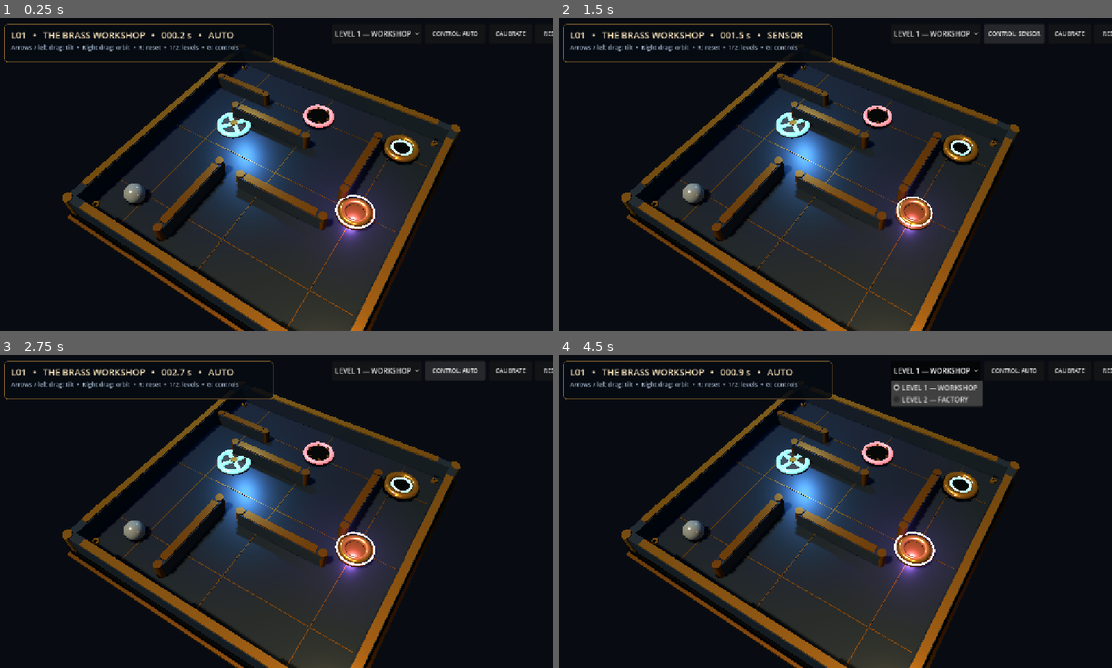
Above: before the commit, frames 1-4 (two rows, left to right).
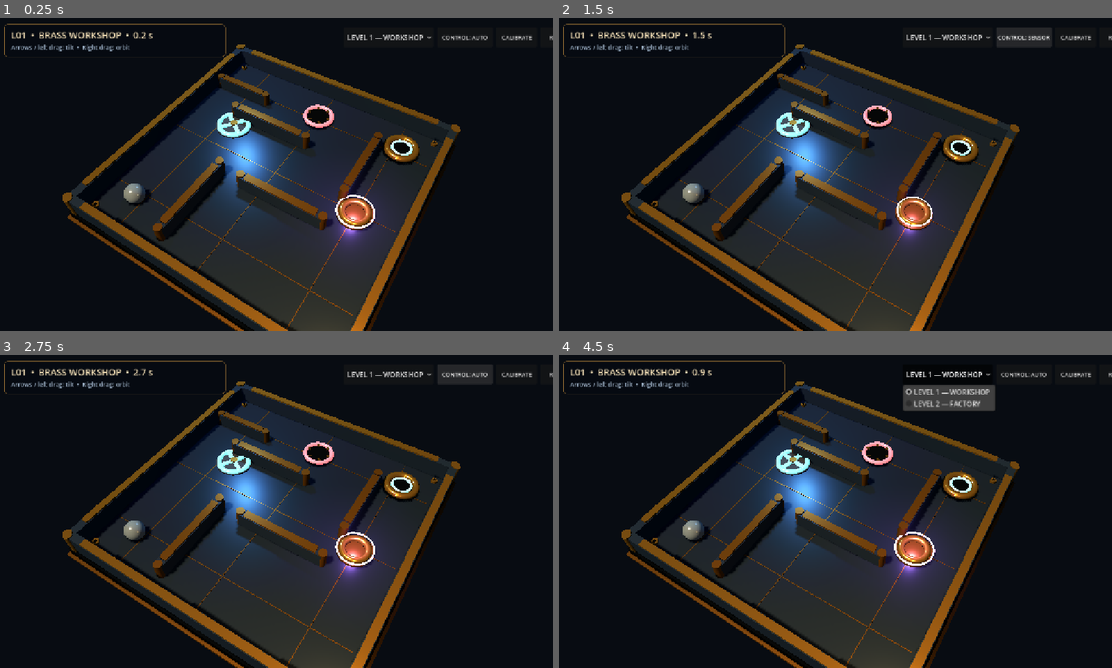
Above: after the commit, the same moments.

Repository: kirilsjanssen/marble-labyrinth
Game: Godot game, scene res://scenes/main.tscn
Two runs of this game, one before a commit and one after it. Both use one fixed random seed, a clock stepped at 60 frames per second and the inputs below.
Inputs (mouse positions are in pixels of both pictures, inside the frame that each line leads up to):
- Up to frame 1 (0.25 s): no input
- Up to frame 2 (1.5 s): click "CONTROL: AUTO" at 0.5 s; click "CONTROL: TOUCH" at 1.25 s
- Up to frame 3 (2.75 s): click "CONTROL: SENSOR" at 2 s
- Up to frame 4 (4.5 s): click "CALIBRATE" at 2.75 s; click (1111, 370) at 3.5 s, where only the run before the commit has a clickable "RESET"; click "LEVEL 1 — WORKSHOP" at 4.25 s

The runs differ from the first frame. In frame 1, 1.6% of the frame differs, in the area x 0-100%, y 1-15%; in frame 2, 1.9%; in frame 3, 1.9%; in frame 4, 2.9%, in the area x 0-100%, y 1-18%.

Commit message:
Restore Android drag controls and adapt mobile HUD

Diff:
--- a/scripts/main.gd
+++ b/scripts/main.gd
@@ -13,7 +13,7 @@
 const BALL_MASS := 0.34
 const BALL_LINEAR_DAMP := 0.12
 const BALL_ANGULAR_DAMP := 0.08
-const TOUCH_TILT_DISTANCE := 180.0
+const TOUCH_TILT_DISTANCE := 140.0
 const SENSOR_RANGE := 5.5
 
 enum ControlMode { AUTO, TOUCH, SENSOR }
@@ -33,6 +33,8 @@
 var hud_root: Control
 var info_panel: PanelContainer
 var button_row: HBoxContainer
+var touch_help_left: Label
+var touch_help_right: Label
 var wind_rotor: Node3D
 var magnet_light: OmniLight3D
 var magnet_ring: MeshInstance3D
@@ -42,10 +44,13 @@
 
 var materials: Dictionary = {}
 var touch_start: Dictionary = {}
+var tilt_touch_index := -1
+var mouse_tilt_active := false
+var mouse_tilt_origin := Vector2.ZERO
 var drag_tilt := Vector2.ZERO
 var sensor_zero := Vector2.ZERO
 var sensor_calibrated := false
-var control_mode := ControlMode.AUTO
+var control_mode := ControlMode.TOUCH if OS.get_name() == "Android" else ControlMode.AUTO
 var yaw := deg_to_rad(32.0)
 var pitch := deg_to_rad(52.0)
 var orbit_distance := 13.6
@@ -93,6 +98,40 @@
 	_update_camera()
 	_animate_obstacles(delta)
 	_update_hud()
+
+
+# Touch events are received before GUI routing. An unhandled-input listener loses
+# all drags when the full-screen HUD Control consumes them on Android.
+func _input(event: InputEvent) -> void:
+	if event is InputEventScreenTouch:
+		if event.pressed:
+			if game_won or _touch_on_hud(event.position):
+				return
+			touch_start[event.index] = event.position
+			if event.position.x < get_viewport().get_visible_rect().size.x * 0.5 and tilt_touch_index == -1:
+				tilt_touch_index = event.index
+		else:
+			touch_start.erase(event.index)
+			if event.index == tilt_touch_index:
+				tilt_touch_index = -1
+				drag_tilt = Vector2.ZERO
+	elif event is InputEventScreenDrag and touch_start.has(event.index):
+		var start: Vector2 = touch_start[event.index]
+		if event.index == tilt_touch_index:
+			if control_mode != ControlMode.SENSOR:
+				drag_tilt = ((event.position - start) / TOUCH_TILT_DISTANCE).limit_length(1.0)
+		else:
+			_orbit_camera(event.relative, 0.009)
+	elif event is InputEventMouseButton and event.button_index == MOUSE_BUTTON_LEFT and not event.pressed:
+		mouse_tilt_active = false
+		if OS.get_name() != "Android":
+			drag_tilt = Vector2.ZERO
+
+
+func _touch_on_hud(point: Vector2) -> bool:
+	if completion_overlay and completion_overlay.visible:
+		return true
+	return (info_panel != null and info_panel.get_global_rect().has_point(point)) or (button_row != null and button_row.get_global_rect().has_point(point))
 
 
 func _unhandled_input(event: InputEvent) -> void:
@@ -114,30 +153,19 @@
 				if game_won:
 					_advance_level()
 
-	if event is InputEventMouseMotion and Input.is_mouse_button_pressed(MOUSE_BUTTON_RIGHT):
-		_orbit_camera(event.relative, 0.008)
+	if event is InputEventMouseMotion:
+		if Input.is_mouse_button_pressed(MOUSE_BUTTON_RIGHT):
+			_orbit_camera(event.relative, 0.008)
+		elif OS.get_name() != "Android" and mouse_tilt_active and control_mode != ControlMode.SENSOR:
+			drag_tilt = ((event.position - mouse_tilt_origin) / TOUCH_TILT_DISTANCE).limit_length(1.0)
 	elif event is InputEventMouseButton and event.pressed:
 		if event.button_index == MOUSE_BUTTON_WHEEL_UP:
 			orbit_distance = maxf(10.5, orbit_distance - 0.7)
 		elif event.button_index == MOUSE_BUTTON_WHEEL_DOWN:
 			orbit_distance = minf(17.0, orbit_distance + 0.7)
-
-	if event is InputEventScreenTouch:
-		if event.pressed:
-			touch_start[event.index] = event.position
-		else:
-			if touch_start.has(event.index):
-				var start: Vector2 = touch_start[event.index]
-				if start.x < get_viewport().get_visible_rect().size.x * 0.5:
-					drag_tilt = Vector2.ZERO
-			touch_start.erase(event.index)
-	elif event is InputEventScreenDrag and touch_start.has(event.index):
-		var start: Vector2 = touch_start[event.index]
-		if start.x < get_viewport().get_visible_rect().size.x * 0.5:
-			if control_mode != ControlMode.SENSOR:
-				drag_tilt = ((event.position - start) / TOUCH_TILT_DISTANCE).limit_length(1.0)
-		else:
-			_orbit_camera(event.relative, 0.009)
+		elif event.button_index == MOUSE_BUTTON_LEFT and OS.get_name() != "Android" and not _touch_on_hud(event.position):
+			mouse_tilt_origin = event.position
+			mouse_tilt_active = true
 
 
 func _read_tilt_input() -> Vector2:
@@ -157,8 +185,15 @@
 	return _sensor_tilt()
 
 
-func _sensor_tilt() -> Vector2:
+func _sensor_vector() -> Vector3:
 	var gravity := Input.get_gravity()
+	# Some Android devices expose the accelerometer but not the gravity sensor.
+	if gravity.length_squared() < 1.0:
+		gravity = Input.get_accelerometer()
+	return gravity
+
+
+func _tilt_from_gravity(gravity: Vector3) -> Vector2:
 	if gravity.length_squared() < 1.0:
 		return Vector2.ZERO
 	var reading := Vector2(gravity.x, -gravity.y)
@@ -167,20 +202,28 @@
 	return (reading / SENSOR_RANGE).limit_length(1.0)
 
 
+func _sensor_tilt() -> Vector2:
+	return _tilt_from_gravity(_sensor_vector())
+
+
 func _calibrate_sensor(show_feedback: bool) -> void:
-	var gravity := Input.get_gravity()
+	var gravity := _sensor_vector()
 	if gravity.length_squared() >= 1.0:
 		sensor_zero = Vector2(gravity.x, gravity.y)
 		sensor_calibrated = true
 		if show_feedback:
-			_show_message("Sensor centred. Hold the phone here to keep the board level.", 3.5)
-	elif show_feedback:
-		_show_message("No motion sensor detected. Touch, keyboard and mouse remain available.", 3.5)
+			_show_message("Sensor calibrated. Tilt the phone to roll.", 3.5)
+	else:
+		sensor_calibrated = false
+		if show_feedback:
+			_show_message("Motion sensor unavailable. Choose TOUCH control.", 3.5)
 
 
 func _cycle_control_mode() -> void:
 	control_mode = ((control_mode + 1) % ControlMode.size()) as ControlMode
 	drag_tilt = Vector2.ZERO
+	tilt_touch_index = -1
+	touch_start.clear()
 	if control_mode == ControlMode.SENSOR:
 		_calibrate_sensor(false)
 	_update_mode_button()
@@ -272,6 +315,8 @@
 	respawn_queued = false
 	elapsed = 0.0
 	drag_tilt = Vector2.ZERO
+	tilt_touch_index = -1
+	touch_start.clear()
 	yaw = deg_to_rad(32.0)
 	pitch = deg_to_rad(52.0)
 	orbit_distance = 13.6
@@ -559,6 +604,7 @@
 	hud_root = Control.new()
 	hud_root.name = "SafeAreaHUD"
 	hud_root.set_anchors_and_offsets_preset(Control.PRESET_FULL_RECT)
+	hud_root.mouse_filter = Control.MOUSE_FILTER_IGNORE
 	canvas.add_child(hud_root)
 
 	info_panel = PanelContainer.new()
@@ -575,6 +621,7 @@
 	panel_style.content_margin_top = 10.0
 	panel_style.content_margin_bottom = 9.0
 	info_panel.add_theme_stylebox_override("panel", panel_style)
+	info_panel.mouse_filter = Control.MOUSE_FILTER_IGNORE
 	hud_root.add_child(info_panel)
 
 	var text_stack := VBoxContainer.new()
@@ -584,29 +631,44 @@
 	status_label.add_theme_color_override("font_color", Color("f3dfb6"))
 	text_stack.add_child(status_label)
 	hint_label = Label.new()
-	hint_label.text = "Arrows / left drag: tilt  •  Right drag: orbit  •  R: reset  •  G: controls  •  C: calibrate"
+	hint_label.text = "LEFT DRAG: TILT  •  RIGHT DRAG: CAMERA"
 	hint_label.add_theme_font_size_override("font_size", 14)
 	hint_label.add_theme_color_override("font_color", Color("9fb3c9"))
 	text_stack.add_child(hint_label)
 
+	touch_help_left = Label.new()
+	touch_help_left.text = "◉  DRAG TO TILT"
+	touch_help_left.add_theme_font_size_override("font_size", 18)
+	touch_help_left.add_theme_color_override("font_color", Color("d1a05a", 0.83))
+	touch_help_left.mouse_filter = Control.MOUSE_FILTER_IGNORE
+	touch_help_left.visible = OS.get_name() == "Android"
+	hud_root.add_child(touch_help_left)
+	touch_help_right = Label.new()
+	touch_help_right.text = "DRAG TO ORBIT  ◉"
+	touch_help_right.add_theme_font_size_override("font_size", 18)
+	touch_help_right.add_theme_color_override("font_color", Color("a6bad1", 0.78))
+	touch_help_right.mouse_filter = Control.MOUSE_FILTER_IGNORE
+	touch_help_right.visible = OS.get_name() == "Android"
+	hud_root.add_child(touch_help_right)
+
 	button_row = HBoxContainer.new()
 	button_row.add_theme_constant_override("separation", 8)
 	hud_root.add_child(button_row)
 
 	level_selector = OptionButton.new()
-	level_selector.custom_minimum_size = Vector2(154.0, 42.0)
+	level_selector.custom_minimum_size = Vector2(140.0, 44.0)
 	level_selector.focus_mode = Control.FOCUS_NONE
 	level_selector.add_item("LEVEL 1 — WORKSHOP")
 	level_selector.add_item("LEVEL 2 — FACTORY")
 	level_selector.item_selected.connect(_on_level_selected)
 	button_row.add_child(level_selector)
-	mode_button = _hud_button("CONTROL: AUTO", Vector2(140.0, 42.0))
+	mode_button = _hud_button("CONTROL: AUTO", Vector2(128.0, 44.0))
 	mode_button.pressed.connect(_cycle_control_mode)
 	button_row.add_child(mode_button)
-	var calibrate_button := _hud_button("CALIBRATE", Vector2(98.0, 42.0))
+	var calibrate_button := _hud_button("CALIBRATE", Vector2(94.0, 44.0))
 	calibrate_button.pressed.connect(_on_calibrate_pressed)
 	button_row.add_child(calibrate_button)
-	var reset_button := _hud_button("RESET", Vector2(78.0, 42.0))
+	var reset_button := _hud_button("RESET", Vector2(80.0, 44.0))
 	reset_button.pressed.connect(_on_reset_pressed)
 	button_row.add_child(reset_button)
 
@@ -647,6 +709,7 @@
 	completion_overlay.hide()
 	get_viewport().size_changed.connect(_layout_hud)
 	_layout_hud()
+	_update_mode_button()
 
 
 func _hud_button(label_text: String, minimum_size: Vector2) -> Button:
@@ -666,17 +729,22 @@
 	var left := margins.x + 16.0
 	var top := margins.y + 14.0
 	var right := margins.z + 16.0
-	var available_width := view_size.x - left - right
-	if available_width >= 1080.0:
+	var available_width := maxf(200.0, view_size.x - left - right)
+	var controls_width := 466.0
+	button_row.size = Vector2(controls_width, 46.0)
+	button_row.scale = Vector2.ONE * minf(1.0, available_width / controls_width)
+	if available_width >= 1050.0:
 		info_panel.position = Vector2(left, top)
-		info_panel.size = Vector2(minf(620.0, available_width * 0.53), 88.0)
-		button_row.position = Vector2(view_size.x - right - 494.0, top)
-		button_row.size = Vector2(494.0, 44.0)
+		info_panel.size = Vector2(minf(510.0, available_width - controls_width - 32.0), 76.0)
+		button_row.position = Vector2(view_size.x - right - controls_width, top + 8.0)
 	else:
 		info_panel.position = Vector2(left, top)
-		info_panel.size = Vector2(available_width, 88.0)
-		button_row.position = Vector2(left, top + 96.0)
-		button_row.size = Vector2(minf(494.0, available_width), 44.0)
+		info_panel.size = Vector2(available_width, 76.0)
+		button_row.position = Vector2(left, top + 84.0)
+	if touch_help_left:
+		touch_help_left.position = Vector2(left + 20.0, view_size.y - margins.w - 58.0)
+	if touch_help_right:
+		touch_help_right.position = Vector2(view_size.x - right - 185.0, view_size.y - margins.w - 58.0)
 
 
 func _safe_viewport_margins(view_size: Vector2) -> Vector4:
@@ -743,13 +811,13 @@
 	if not status_label:
 		return
 	if game_won:
-		status_label.text = "L%02d   •   %s   •   COMPLETE IN %0.1f s" % [level_data["number"], level_data["title"], elapsed]
+		status_label.text = "L%02d  •  COMPLETE  •  %0.1f s" % [level_data["number"], elapsed]
 	else:
-		status_label.text = "L%02d   •   %s   •   %05.1f s   •   %s" % [level_data["number"], level_data["title"], elapsed, _control_mode_name()]
+		status_label.text = "L%02d  •  %s  •  %0.1f s" % [level_data["number"], level_data["title"].replace("THE ", ""), elapsed]
 	if transient_message_time > 0.0:
 		hint_label.text = transient_message
 	else:
-		hint_label.text = "Arrows / left drag: tilt  •  Right drag: orbit  •  R: reset  •  1/2: levels  •  G: controls"
+		hint_label.text = "LEFT: TILT  •  RIGHT: CAMERA" if OS.get_name() == "Android" else "Arrows / left drag: tilt  •  Right drag: orbit"
 
 
 func _update_mode_button() -> void:
@@ -818,6 +886,8 @@
 	elapsed = 0.0
 	transient_message_time = 0.0
 	drag_tilt = Vector2.ZERO
+	tilt_touch_index = -1
+	touch_start.clear()
 	board.rotation = Vector3.ZERO
 	if clockwork:
 		clockwork.reset_state()
